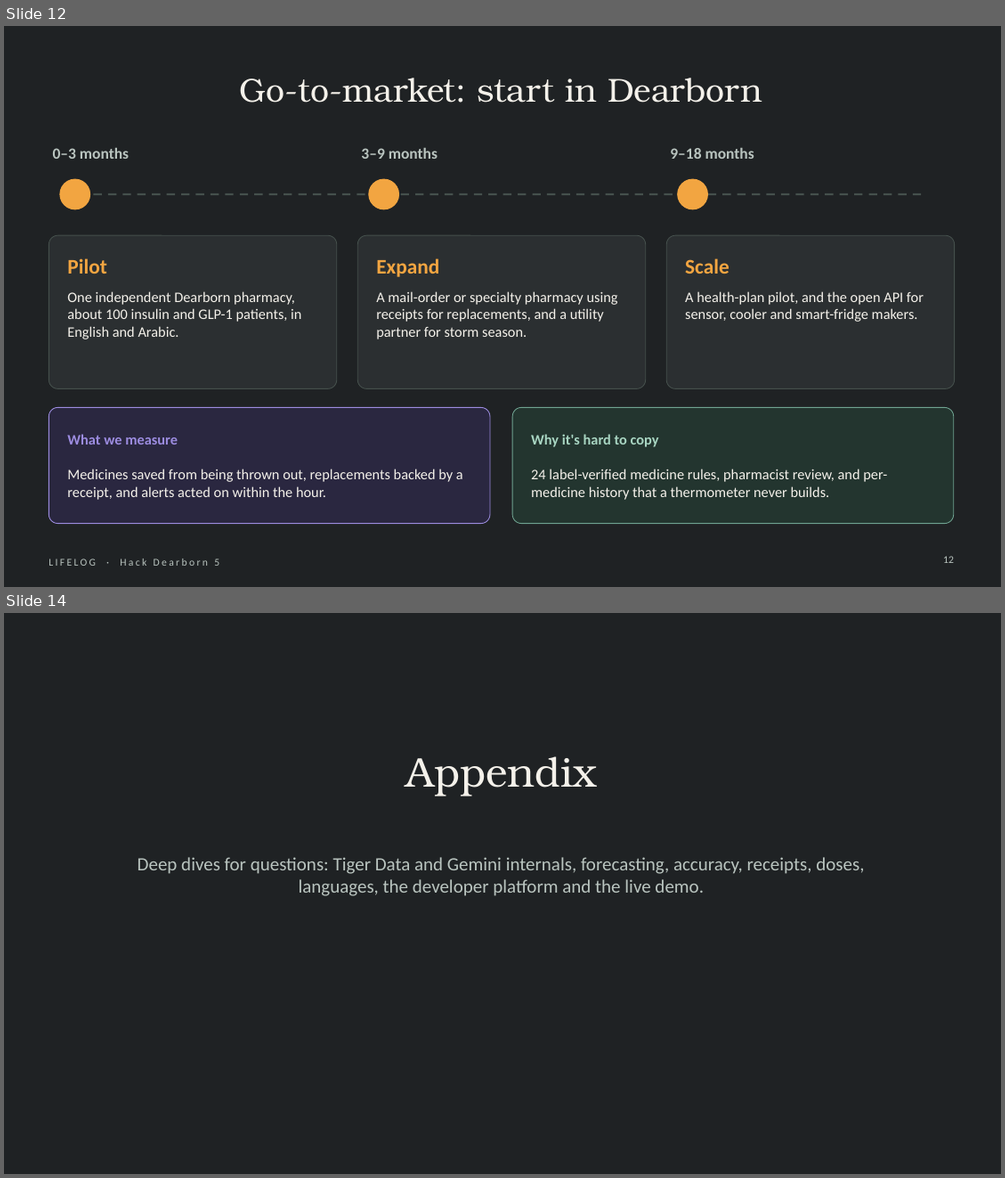
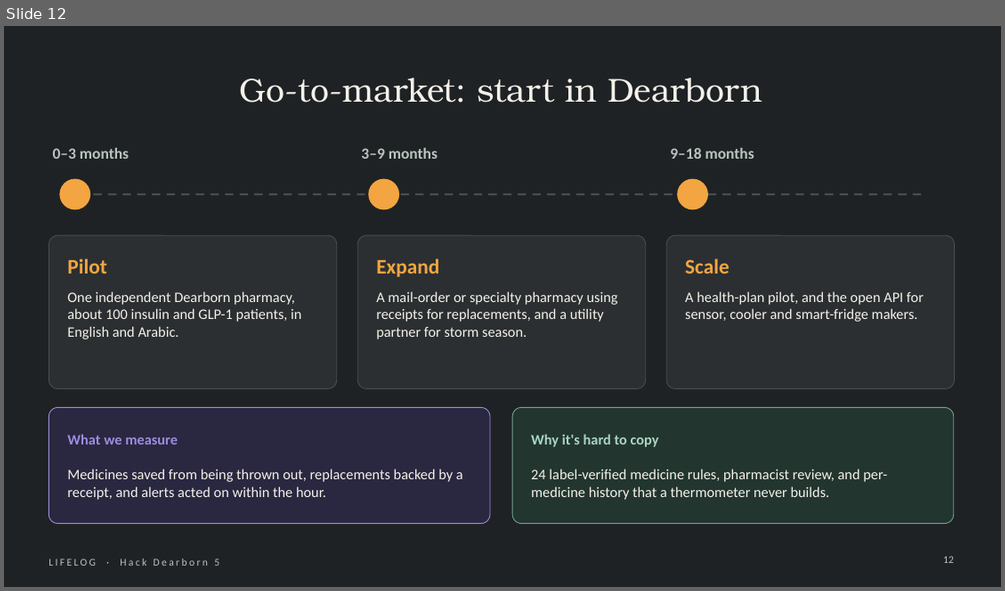
Before and after one commit to Manognya86/HackDearborn5, a slide deck: presentation/LIFELOG_HackDearborn5.pptx. Shown one above the other, each under a label of ours: slides 12 and 14 before the commit, slide 12 after it; the slides between them are not shown. The pictures are 1005x1178 and 1005x591 pixels, drawn with LibreOffice and Linux fonts; fonts in the diff are those of the drawing. Boxes give left, top, right and bottom in pixels: in the first picture for what was removed or moved away, otherwise in the second. Text is boxed around its words. In the diff, an @@ line names an element or a change of style, - is before the commit and + after.

```diff
--- a/presentation/LIFELOG_HackDearborn5.pptx
+++ b/presentation/LIFELOG_HackDearborn5.pptx
@@ slide 14 removed at bbox=[4, 613, 1001, 1174], background #1F2224 @@
@@ text removed at bbox=[406, 756, 596, 795] @@
-Appendix
@@ text removed at bbox=[138, 857, 864, 896] @@
-Deep dives for questions: Tiger Data and Gemini internals, forecasting, accuracy, receipts, doses, languages, the developer platform and the live demo.
```
Also in this commit, not shown: 16 slides changed, 2 slides added.
